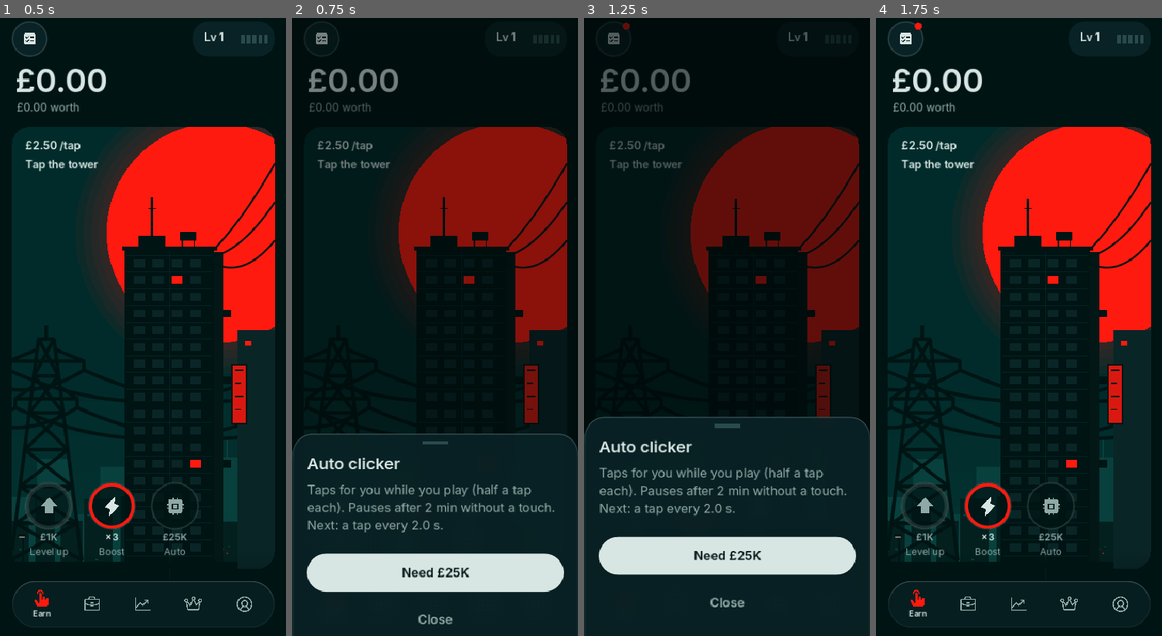
Above: before the commit, frames 1-4 (left to right).
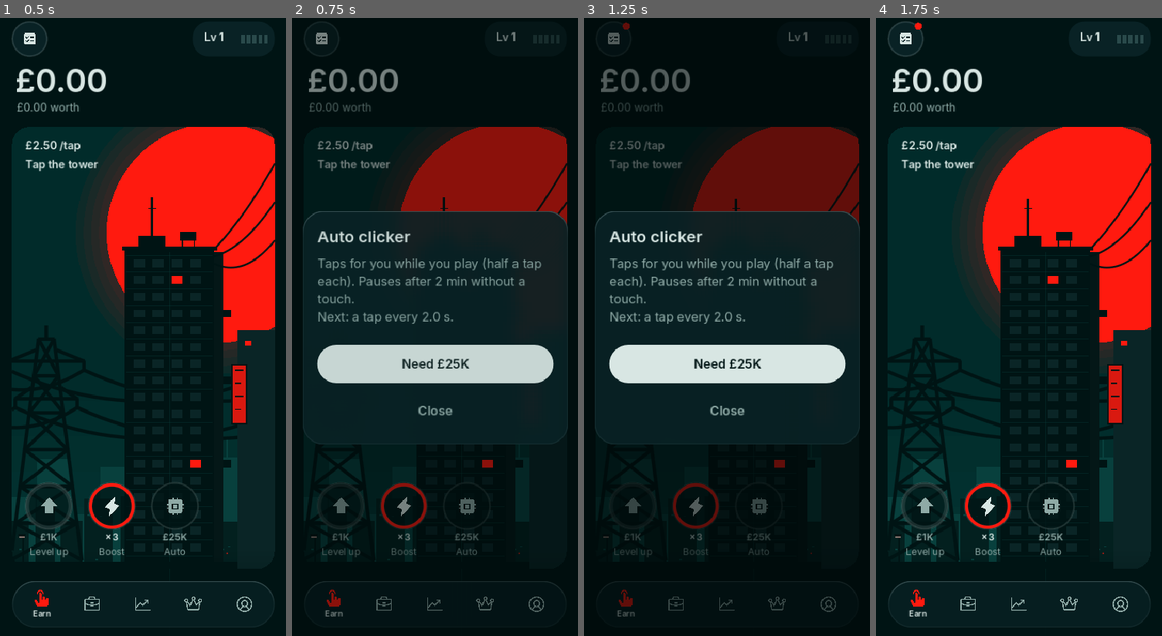
Above: after the commit, the same moments.

Repository: ytjustjosh17-cpu/MCG
Game: Godot game, scene res://scenes/main.tscn
Two runs of this game, one before a commit and one after it. Both use one fixed random seed, a clock stepped at 60 frames per second and the inputs below.
Inputs (mouse positions are in pixels of both pictures, inside the frame that each line leads up to):
- Up to frame 1 (0.5 s): no input
- Up to frame 2 (0.75 s): click "£25K" at 0.5 s
- Up to frame 3 (1.25 s): no input
- Up to frame 4 (1.75 s): click (904, 36) at 1.25 s

Frame 1 is identical in both runs. In frame 2, 22% of the frame differs, in the area x 0-100%, y 31-100%; in frame 3, 22%; in frame 4, nothing differs.

Commit message:
Pop-ups float in the middle as cards
Owner: pop-ups shouldn't come from the bottom.
- Kit.sheet centres a card 14 px from the sides, fades and rises 24 px
  in, fades out on close; tall cards start under the status bar. Drag
  handle removed. Keyboard lift for the amount box still works.

Co-Authored-By: Claude Opus 5.5 <noreply@anthropic.com>
Claude-Session: https://claude.ai/code/session_01G43aEuqkjUy83khniNYyKE

Diff:
--- a/game/scripts/ui_kit.gd
+++ b/game/scripts/ui_kit.gd
@@ -165,6 +165,9 @@
 
 # ---- bottom sheet -----------------------------------------------------------
 
+const SHEET_MARGIN := 14.0   # pop-up cards float with this gap at the sides
+
+
 func sheet(title: String, body: String, actions: Array, dismissable := true, extra: Control = null) -> Control:
 	## actions: [{"text": String, "style": "primary"|"secondary"|"plain", "call": Callable}]
 	# A fast double tap mustn't stack two copies of the same sheet.
@@ -180,11 +183,12 @@
 	dim.color = Color(DIM, 0.0)
 	root.add_child(dim)
 
+	# A card that floats in the middle of the screen (owner's choice).
 	var pad := 20.0
-	var w := scr.x
+	var w := scr.x - SHEET_MARGIN * 2.0
 	var col := VBoxContainer.new()
 	col.add_theme_constant_override("separation", 12)
-	col.position = Vector2(pad, 28)
+	col.position = Vector2(pad, 22)
 	col.size = Vector2(w - pad * 2, 0)
 	if title != "":
 		var t := UI.label(title, 22, UI.TEXT, true)
@@ -212,7 +216,8 @@
 				_stack.remove_at(i)
 				break
 		var tw := root.create_tween().set_parallel(true)
-		tw.tween_property(panel, "position:y", scr.y + 8.0, Motion.d(0.22)).set_trans(Tween.TRANS_QUAD).set_ease(Tween.EASE_IN)
+		tw.tween_property(panel, "position:y", panel.position.y + 16.0, Motion.d(0.18)).set_trans(Tween.TRANS_QUAD).set_ease(Tween.EASE_IN)
+		tw.tween_property(panel, "modulate:a", 0.0, 0.18)
 		tw.tween_property(dim, "color:a", 0.0, 0.22)
 		tw.chain().tween_callback(func():
 			root.queue_free()
@@ -234,15 +239,10 @@
 				if cb.is_valid():
 					cb.call())
 		col.add_child(b)
-	panel.size = Vector2(w, scr.y)
-	panel.position = Vector2(0, scr.y + 8.0)
+	panel.size = Vector2(w, 10)
+	panel.position = Vector2(SHEET_MARGIN, scr.y * 0.4)
+	panel.modulate.a = 0.0
 	root.add_child(panel)
-	var grab := ColorRect.new()
-	grab.color = UI.TRACK
-	grab.size = Vector2(36, 5)
-	grab.position = Vector2(w / 2.0 - 18.0, 10)
-	grab.mouse_filter = Control.MOUSE_FILTER_IGNORE
-	panel.add_child(grab)
 	panel.add_child(col)
 	var geo := {"rest": scr.y}
 	_present_sheet(root, panel, col, dim, geo)
@@ -292,11 +292,14 @@
 	var scr := screen()
 	var inner := col.get_combined_minimum_size().y
 	col.size = Vector2(col.size.x, inner)
-	var h := inner + 28.0 + 20.0 + bottom_inset
-	panel.size = Vector2(scr.x, h + 40.0)
-	geo["rest"] = scr.y - h
+	var h := inner + 22.0 + 20.0
+	panel.size = Vector2(scr.x - SHEET_MARGIN * 2.0, h)
+	# Centred; a tall card starts under the status bar and stays on screen.
+	geo["rest"] = maxf(top_inset + 12.0, (scr.y - h) * 0.5)
+	panel.position.y = float(geo["rest"]) + 24.0
 	var tw := root.create_tween().set_parallel(true)
-	tw.tween_property(panel, "position:y", geo["rest"], Motion.d(Motion.SLOW)).set_trans(Tween.TRANS_QUINT).set_ease(Tween.EASE_OUT)
+	tw.tween_property(panel, "position:y", geo["rest"], Motion.d(0.32)).set_trans(Tween.TRANS_QUINT).set_ease(Tween.EASE_OUT)
+	tw.tween_property(panel, "modulate:a", 1.0, Motion.d(0.2))
 	tw.tween_property(dim, "color:a", DIM.a, Motion.d(0.25))
 
 
Not shown, changed: CHANGELOG.md
Not shown, changed: docs/DESIGN.md
